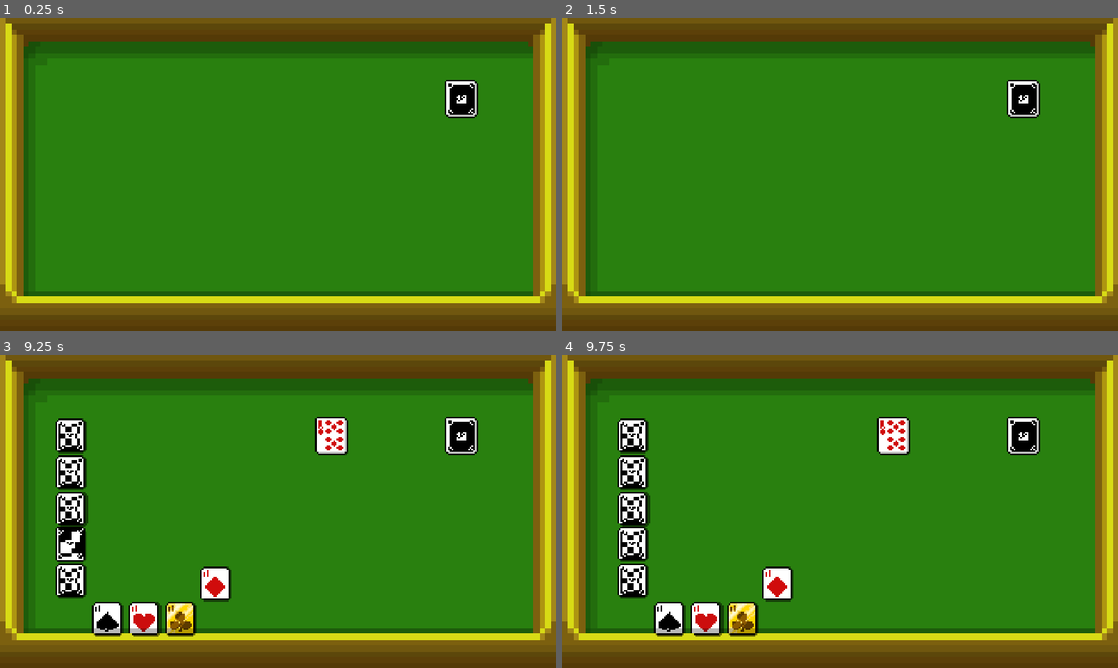
Above: before the commit, frames 1-4 (two rows, left to right).
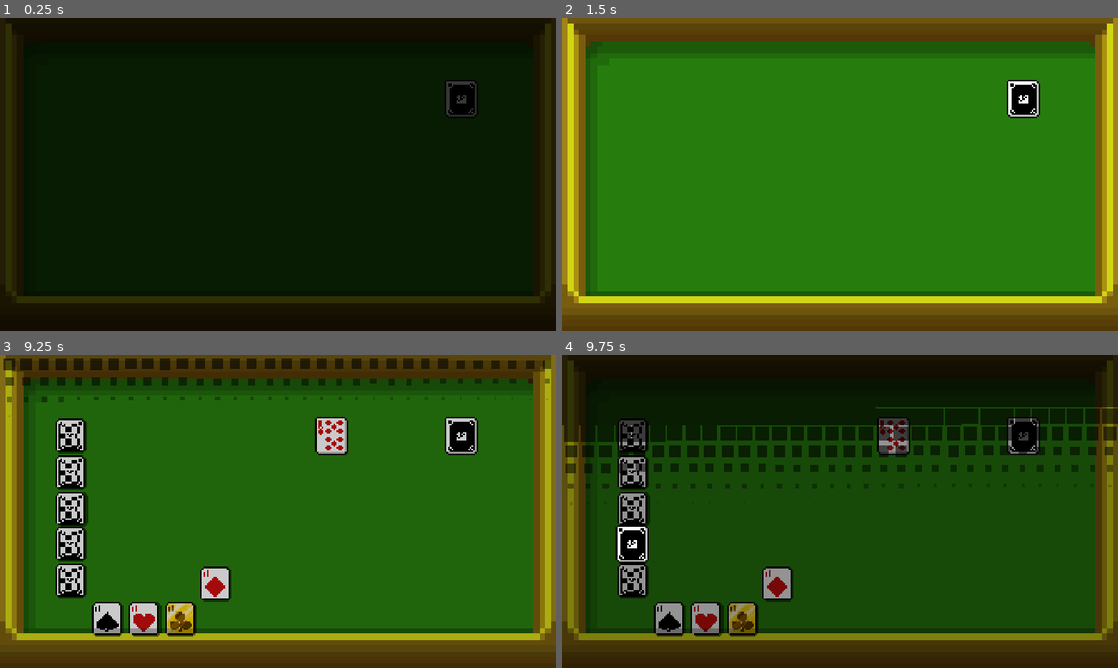
Above: after the commit, the same moments.

Repository: Kristerfer666/Riverhand
Game: Godot game, scene res://main.tscn
Same seed, same stepped clock (60 frames per second), same inputs: the game is played once before the commit and once after it.
Inputs (mouse positions are in pixels of both pictures, inside the frame that each line leads up to):
- Up to frame 1 (0.25 s): no input
- Up to frame 2 (1.5 s): move the mouse to (962, 158) at 0.52 s; click (962, 158) at 0.67 s; drag from (728, 190) to (1023, 96) at 1.27 s
- Up to frame 3 (9.25 s): move the mouse to (272, 574) at 2.02 s; click (272, 574) at 2.17 s; drag from (183, 614) to (72, 542) at 2.77 s; drag from (144, 614) to (72, 505) at 3.52 s; drag from (111, 614) to (72, 470) at 4.27 s; move the mouse to (72, 577) at 5.02 s; click (72, 577) at 5.17 s; tap Enter at 5.75, 8.75 s; drag from (72, 542) to (111, 614) at 5.77 s; tap Space at 6.5 s; drag from (72, 505) to (461, 433) at 6.52 s; drag from (72, 470) to (72, 577) at 7.27 s; move the mouse to (72, 433) at 8.02 s; click (72, 433) at 8.17 s; drag from (333, 433) to (72, 542) at 8.77 s
- Up to frame 4 (9.75 s): move the mouse to (1006, 558) at 9.52 s; click (1006, 558) at 9.67 s

The runs differ from the first frame. In frame 1, 100% of the frame differs, in the area x 0-100%, y 0-100%; in frame 2, less than 0.1%; in frame 3, 77%; in frame 4, 97%.

Commit message:
added transition for reloading scene & restart button can be pressed anywhere

Diff:
--- a/DealerMind.gd
+++ b/DealerMind.gd
@@ -6,6 +6,7 @@
 
 const CARD_SCALE = 2.8
 const ACE_SCALE = 2.6
+const PODIUM_SCALE = 5
 
 var screen_size: Vector2
 var dragged_card = null
@@ -79,11 +80,17 @@
 	var tween = create_tween().bind_node(card)
 	tween.set_trans(Tween.TRANS_BACK)
 	tween.set_ease(Tween.EASE_OUT)
+	var z_on = 2
+	var z_off = 0
 	var shade = card.get_node("Shade")
 	var body = card.get_node("Body")
 	var base_scale = CARD_SCALE
 	if card.small:
 		base_scale = ACE_SCALE
+	elif card.podium:
+		base_scale = PODIUM_SCALE
+		z_on = 3
+		z_off = 3
 	if on:
 		tween.tween_property(body, "scale", Vector2(base_scale + 0.2, base_scale + 0.2), 0.4)
 		tween.parallel().tween_property(shade, "modulate:a", 0.2, 0.3)
@@ -91,14 +98,14 @@
 		tween.parallel().tween_property(shade, "position:y", body.position.y + 13, 0.4)
 		if card.ace && gamemaster_ref.chosing_ace:
 			tween.parallel().tween_property(card.get_node("Body/GoldSelection"), "modulate:a", 1, 0.4)
-		card.z_index = 2
+		card.z_index = z_on
 	else:
 		tween.tween_property(body, "scale", Vector2(base_scale, base_scale), 0.4)
 		tween.parallel().tween_property(shade, "modulate:a", 0.5, 0.4)
 		#tween.parallel().tween_property(shade, "scale", Vector2(base_scale, base_scale), 0.3)
 		tween.parallel().tween_property(shade, "position:y", body.position.y + 4.5, 0.4)
 		tween.parallel().tween_property(card.get_node("Body/GoldSelection"), "modulate:a", 0, 0.4)
-		card.z_index = 0
+		card.z_index = z_off
 
 
 # =====================
--- a/GameMaster.gd
+++ b/GameMaster.gd
@@ -8,8 +8,8 @@
 var AOC_pos
 var AOD_pos
 
-#var podium = ["AOD", "AOS", "AOC"]
-var podium = []
+var podium = ["AOD", "AOS", "AOC"]
+#var podium = []
 var all_initial: Array = []
 
 var player_ace
@@ -33,12 +33,13 @@
 	transition_ref = get_node("/root/Main/PodiumTransition")
 	card_ref = $"../card"
 	hand_ref = get_node("/root/Main/Hand")
-	restart_btn_ref = get_node("/root/Main/CanvasLayer/Control/CenterContainer/Button")
+	restart_btn_ref = get_node("/root/Main/CanvasLayer/Control")
 	for v in ["AOS_pos", "AOH_pos", "AOC_pos", "AOD_pos"]:
 		set(v, 0)
 	deck_ref.podium_finished.connect(_on_podium_finished)
 	transition_started = false
 	restart_btn_ref.hide()
+	transition_ref.enter_transition_signal()
 
 
 # Called every frame. 'delta' is the elapsed time since the previous frame.
@@ -178,6 +179,7 @@
 	tween.tween_property(restart_btn_ref, "modulate:a", 1.0, 0.5)
 
 func _on_button_pressed() -> void:
+	await transition_ref.final_transition_signal().finished
 	get_tree().reload_current_scene()
 
 func select_ace(ace):
--- a/hand.gd
+++ b/hand.gd
@@ -16,7 +16,6 @@
 func _ready() -> void:
 	center_screen_x = (get_viewport_rect().size.x / 5) * 3
 	game_master_ref = $"../GameMaster"
-
 
 
 func add_card_to_hand(card):
--- a/main.tscn
+++ b/main.tscn
@@ -61,9 +61,6 @@
 [node name="Table-4_png" type="Sprite2D" parent="CardTable"]
 texture = ExtResource("11_ycdy4")
 
-[node name="PodiumTransition" type="Node2D" parent="."]
-script = ExtResource("12_dg77c")
-
 [node name="CanvasLayer" type="CanvasLayer" parent="."]
 
 [node name="Control" type="Control" parent="CanvasLayer"]
@@ -73,30 +70,30 @@
 anchor_top = 1.0
 anchor_right = 0.5
 anchor_bottom = 1.0
-offset_left = -20.0
-offset_top = -40.0
-offset_right = 20.0
+offset_left = -960.0
+offset_top = -1080.0
+offset_right = 960.0
 grow_horizontal = 2
 grow_vertical = 0
 
-[node name="CenterContainer" type="CenterContainer" parent="CanvasLayer/Control"]
-layout_mode = 1
-anchors_preset = 8
-anchor_left = 0.5
-anchor_top = 0.5
-anchor_right = 0.5
-anchor_bottom = 0.5
-offset_left = -32.5
-offset_top = -20.0
-offset_right = 32.5
-offset_bottom = 20.0
+[node name="Label" type="Label" parent="CanvasLayer/Control"]
+layout_mode = 2
+offset_left = 926.5
+offset_top = 975.0
+offset_right = 993.5
+offset_bottom = 998.0
+text = "RESTART"
+
+[node name="Button" type="Button" parent="CanvasLayer/Control"]
+layout_mode = 2
+offset_right = 1920.0
+offset_bottom = 1080.0
 grow_horizontal = 2
 grow_vertical = 2
-
-[node name="Button" type="Button" parent="CanvasLayer/Control/CenterContainer"]
-layout_mode = 2
-text = "Restart"
 flat = true
 icon_alignment = 1
 
-[connection signal="pressed" from="CanvasLayer/Control/CenterContainer/Button" to="." method="_on_button_pressed"]
+[node name="PodiumTransition" type="Node2D" parent="."]
+script = ExtResource("12_dg77c")
+
+[connection signal="pressed" from="CanvasLayer/Control/Button" to="." method="_on_button_pressed"]
--- a/podium_transition.gd
+++ b/podium_transition.gd
@@ -11,7 +11,6 @@
 var grid := []
 var cols
 var rows
-var big_rect
 
 var podium
 
@@ -19,10 +18,29 @@
 	podium = $"../GameMaster".podium
 
 func transition_signal():
+	var big_rect = ColorRect.new()
+	big_rect_setting(big_rect)
+	big_rect.modulate.a = 0
 	create_grid()
 	transition_proccess()
-	await big_rect_transition().finished
+	await big_rect_transition(big_rect, 1, 2.5).finished
 	$"../Deck".podium_display()
+
+func enter_transition_signal():
+	var big_rect = ColorRect.new()
+	big_rect_setting(big_rect)
+	big_rect.modulate.a = 1
+	big_rect.mouse_filter = Control.MOUSE_FILTER_STOP
+	await big_rect_transition(big_rect, 0, 2).finished
+	big_rect.mouse_filter = Control.MOUSE_FILTER_IGNORE
+
+func final_transition_signal():
+	var big_rect = ColorRect.new()
+	big_rect_setting(big_rect)
+	big_rect.z_index = 100
+	big_rect.color = Color(0, 0, 0, 1)
+	big_rect.modulate.a = 0
+	return big_rect_transition(big_rect, 1, 2.5)
 
 func play_transition():
 	# 播放你的黑色方块动画
@@ -33,14 +51,6 @@
 	var screen_size = get_viewport_rect().size
 	cols = ceil(screen_size.x / cell_size)
 	rows = ceil(screen_size.y / cell_size)
-
-	big_rect = ColorRect.new()
-	big_rect.color = Color(0, 0, 0, 0.6)
-	big_rect.size = get_viewport_rect().size
-	big_rect.position = get_viewport_rect().position
-	big_rect.scale = get_viewport_rect().size
-	big_rect.modulate.a = 0
-	add_child(big_rect)
 
 	for y in range(rows):
 		for x in range(cols):
@@ -66,9 +76,16 @@
 			.set_ease(Tween.EASE_OUT)
 			index += 1
 
-func big_rect_transition():
+func big_rect_transition(big_rect, alpha, time):
 	var tween = create_tween()
-	tween.tween_property(big_rect, "modulate:a", 1, 2.5)\
+	tween.tween_property(big_rect, "modulate:a", alpha, time)\
 	.set_trans(Tween.TRANS_CUBIC)\
 	.set_ease(Tween.EASE_OUT)
 	return tween
+
+func big_rect_setting(big_rect):
+	big_rect.color = Color(0, 0, 0, 0.6)
+	big_rect.size = get_viewport_rect().size
+	big_rect.position = get_viewport_rect().position
+	big_rect.scale = get_viewport_rect().size
+	add_child(big_rect)
